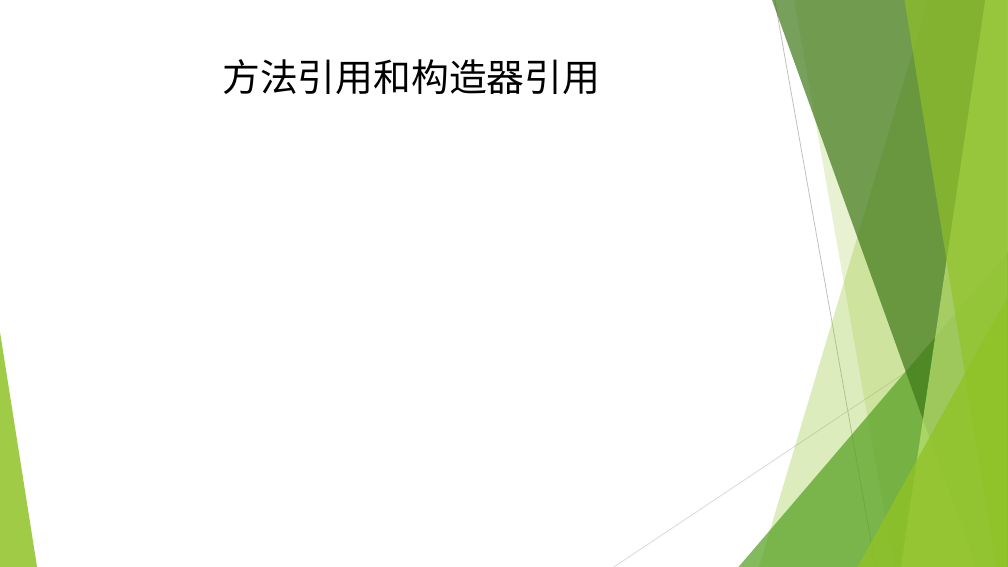
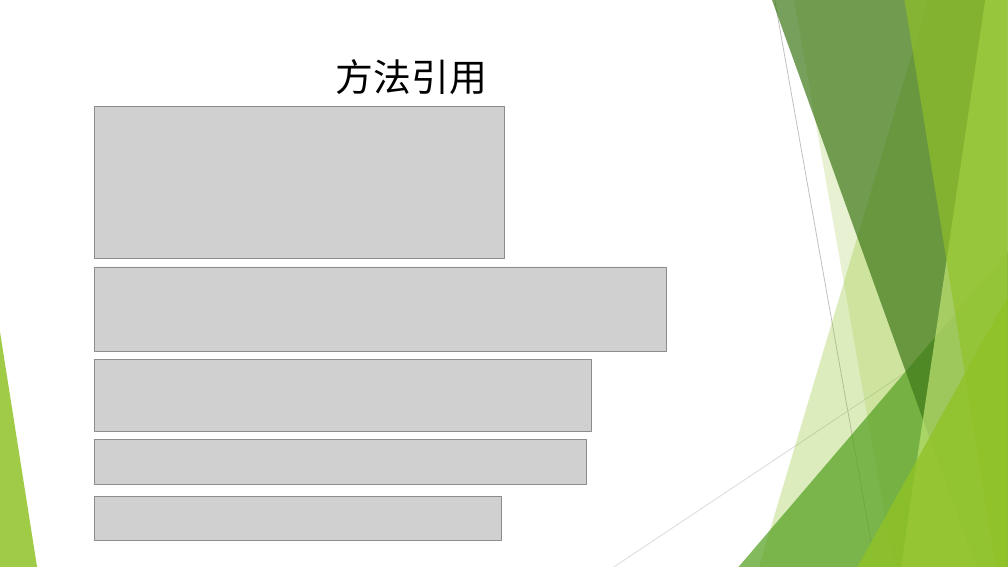
Before and after one commit to lsl645031854/ppt, a slide deck: slide 8 of Lambda表达式和Stream API.pptx (slide 7 before the commit). Drawn at 1008x567 pixels with LibreOffice and Linux fonts; fonts in the diff are those of the drawing; grey boxes stand for pictures. Boxes give left, top, right and bottom in pixels: in the first picture for what was removed or moved away, otherwise in the second. Text is boxed around its words. In the diff, an @@ line names an element or a change of style, - is before the commit and + after.

Commit message:
new ppt

```diff
--- a/Lambda表达式和Stream API.pptx
+++ b/Lambda表达式和Stream API.pptx
@@ title at [336,59,487,94]: text changed @@
-方法引用和构造器引用
+方法引用
@@ picture added at [95,107,504,259] @@
@@ picture added at [95,267,666,351] @@
@@ picture added at [95,359,592,431] @@
@@ picture added at [95,439,587,484] @@
@@ picture added at [95,496,502,540] @@
```
Also in this commit, not shown: 2 other slides changed, 4 slides added, 1 other file.
